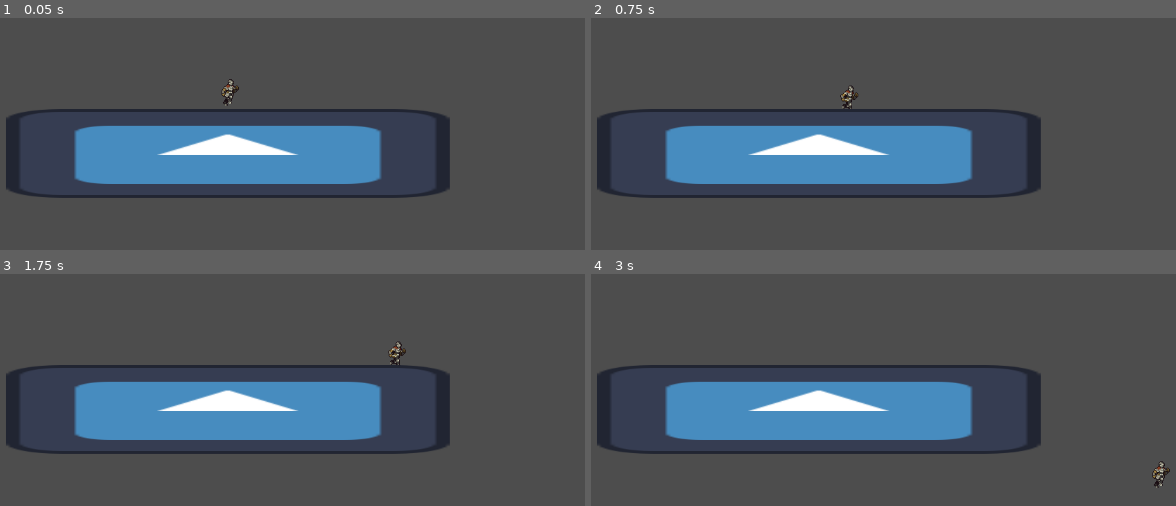
Above: before the commit, frames 1-4 (two rows, left to right).
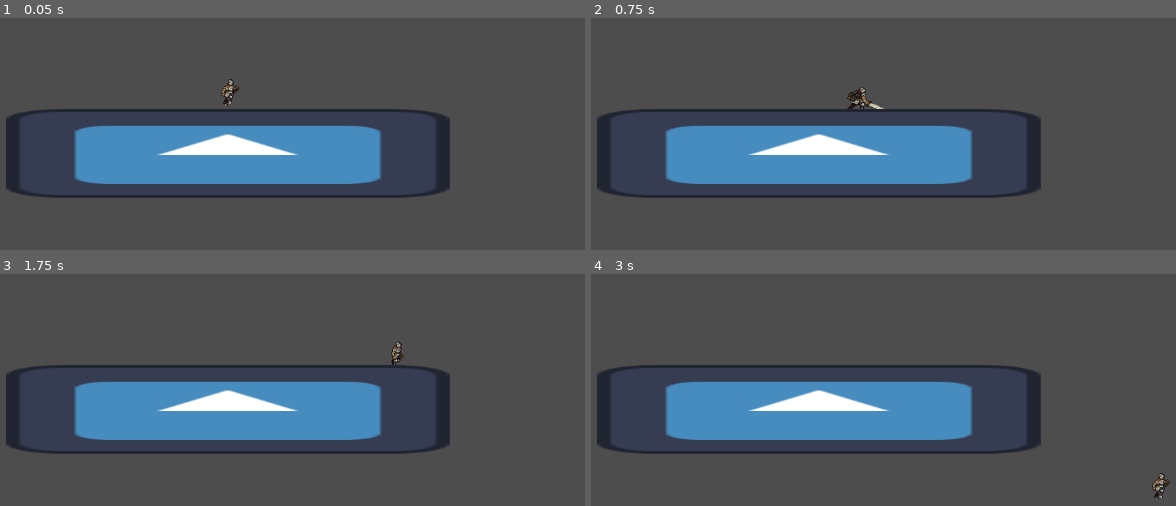
Above: after the commit, the same moments.

Repository: marie-bisbo/PlebJam
Game: Godot game, scene res://main.tscn
The game is run twice, just before and just after one commit, with the same random seed, the same clock (stepped at 60 frames per second) and the same inputs. The project has no main scene, so this scene is started directly. The engine's default icon, where the game draws it, is replaced by a stand-in: a white triangle on a blue panel in a dark square.
Inputs (mouse positions are in pixels of both pictures, inside the frame that each line leads up to):
- Up to frame 1 (0.05 s): no input
- Up to frame 2 (0.75 s): tap Enter at 0.5 s; move the mouse to (outside the picture) at 0.52 s; hold D (move_right) from 0.53 s (still down); click (outside the picture) at 0.6 s
- Up to frame 3 (1.75 s): keep holding D (move_right); tap Space (jump) at 0.77, 0.8, 1.07, 1.35, 1.52 s; move the mouse to (122, 308) at 1.27 s; click (122, 308) at 1.55 s
- Up to frame 4 (3 s): tap Space (jump) at 1.82, 2, 2.3 s; move the mouse to (outside the picture) at 2.02 s; release D (move_right) at 2.03 s; hold A (move_left) 2.03-2.78 s; click (outside the picture) at 2.1 s; move the mouse to (830, 378) at 2.77 s; hold D (move_right) from 2.78 s (still down); click (830, 378) at 2.85 s

Frame 1 is identical in both runs. In frame 2, 0.3% of the frame differs, in the area x 42-51%, y 28-40%; in frame 3, 0.1%; in frame 4, 0.3%.

Commit message:
Add animation player and tree

Diff:
--- a/character.gd
+++ b/character.gd
@@ -3,6 +3,7 @@
 const SPEED = 200.0
 const JUMP_VELOCITY = -400.0
 @onready var animated_sprite = $AnimatedSprite2D
+@onready var anim_tree = $AnimationTree
 
 enum state {IDLE, RUNNING, JUMPING, ATTACKING, ROLLING}
 
@@ -13,28 +14,22 @@
 
 	match current_state:
 		state.IDLE:
-			velocity.x = move_toward(velocity.x, 0, SPEED)
-			animated_sprite.play("idle")
+			idle()
 		state.RUNNING:
-			var direction = Input.get_axis("move_left", "move_right")
-			if direction:
-				velocity.x = direction * SPEED
-				animated_sprite.play("run")
-				animated_sprite.flip_h = direction < 0
+			run()
 		state.JUMPING:
-			velocity += get_gravity() * delta
-			animated_sprite.play("jump")
+			jump(delta)
 		state.ATTACKING:
-			animated_sprite.play("attack")
+			attack()
 		state.ROLLING:
-			pass
+			roll()
 
 	move_and_slide()
 
 func set_current_state():
-	if Input.is_action_just_pressed("attack"):
+	if Input.is_action_just_pressed("attack") and current_state != state.JUMPING:
 		current_state = state.ATTACKING
-	else:
+	elif current_state != state.ATTACKING:
 		if Input.is_action_just_pressed("jump") and is_on_floor():
 			velocity.y = JUMP_VELOCITY
 		if not is_on_floor():
@@ -44,16 +39,26 @@
 			current_state = state.RUNNING if direction else state.IDLE
 
 func idle():
-	pass
+	velocity.x = move_toward(velocity.x, 0, SPEED)
+	anim_tree.get("parameters/playback").travel("Idle")
 
 func run():
-	pass
+	var direction = Input.get_axis("move_left", "move_right")
+	if direction:
+		velocity.x = direction * SPEED
+		anim_tree.get("parameters/playback").travel("Run")
+		animated_sprite.flip_h = direction < 0
 
-func jump():
-	pass
+func jump(delta):
+	velocity += get_gravity() * delta
+	anim_tree.get("parameters/playback").travel("Jump")
 
 func attack():
-	pass
+	anim_tree.get("parameters/playback").travel("Attack")
 
 func roll():
 	pass
+
+func _on_animation_tree_animation_finished(anim_name):
+	if anim_name == "attack":
+		current_state = state.IDLE
--- a/player_character.tscn
+++ b/player_character.tscn
@@ -360,6 +360,248 @@
 radius = 10.8333
 height = 31.6667
 
+[sub_resource type="Animation" id="Animation_b0fgw"]
+length = 0.001
+tracks/0/type = "value"
+tracks/0/imported = false
+tracks/0/enabled = true
+tracks/0/path = NodePath("AnimatedSprite2D:frame")
+tracks/0/interp = 1
+tracks/0/loop_wrap = true
+tracks/0/keys = {
+"times": PackedFloat32Array(0),
+"transitions": PackedFloat32Array(1),
+"update": 1,
+"values": [1]
+}
+tracks/1/type = "value"
+tracks/1/imported = false
+tracks/1/enabled = true
+tracks/1/path = NodePath("AnimatedSprite2D:animation")
+tracks/1/interp = 1
+tracks/1/loop_wrap = true
+tracks/1/keys = {
+"times": PackedFloat32Array(0),
+"transitions": PackedFloat32Array(1),
+"update": 1,
+"values": [&"jump"]
+}
+
+[sub_resource type="Animation" id="Animation_3e6rh"]
+resource_name = "attack"
+length = 0.133
+tracks/0/type = "value"
+tracks/0/imported = false
+tracks/0/enabled = true
+tracks/0/path = NodePath("AnimatedSprite2D:animation")
+tracks/0/interp = 1
+tracks/0/loop_wrap = true
+tracks/0/keys = {
+"times": PackedFloat32Array(0),
+"transitions": PackedFloat32Array(1),
+"update": 1,
+"values": [&"attack"]
+}
+tracks/1/type = "value"
+tracks/1/imported = false
+tracks/1/enabled = true
+tracks/1/path = NodePath("AnimatedSprite2D:frame")
+tracks/1/interp = 1
+tracks/1/loop_wrap = true
+tracks/1/keys = {
+"times": PackedFloat32Array(0, 0.0333333, 0.0666667, 0.1),
+"transitions": PackedFloat32Array(1, 1, 1, 1),
+"update": 1,
+"values": [0, 1, 2, 3]
+}
+
+[sub_resource type="Animation" id="Animation_ucv2k"]
+resource_name = "idle"
+length = 0.3335
+loop_mode = 1
+tracks/0/type = "value"
+tracks/0/imported = false
+tracks/0/enabled = true
+tracks/0/path = NodePath("AnimatedSprite2D:animation")
+tracks/0/interp = 1
+tracks/0/loop_wrap = true
+tracks/0/keys = {
+"times": PackedFloat32Array(0),
+"transitions": PackedFloat32Array(1),
+"update": 1,
+"values": [&"idle"]
+}
+tracks/1/type = "value"
+tracks/1/imported = false
+tracks/1/enabled = true
+tracks/1/path = NodePath("AnimatedSprite2D:frame")
+tracks/1/interp = 1
+tracks/1/loop_wrap = true
+tracks/1/keys = {
+"times": PackedFloat32Array(0, 0.0333333, 0.0666667, 0.1, 0.133333, 0.166667, 0.2, 0.233333, 0.266667, 0.3),
+"transitions": PackedFloat32Array(1, 1, 1, 1, 1, 1, 1, 1, 1, 1),
+"update": 1,
+"values": [0, 1, 2, 3, 4, 5, 6, 7, 8, 9]
+}
+
+[sub_resource type="Animation" id="Animation_l6upb"]
+resource_name = "jump"
+length = 1.8
+loop_mode = 1
+tracks/0/type = "value"
+tracks/0/imported = false
+tracks/0/enabled = true
+tracks/0/path = NodePath("AnimatedSprite2D:animation")
+tracks/0/interp = 1
+tracks/0/loop_wrap = true
+tracks/0/keys = {
+"times": PackedFloat32Array(0),
+"transitions": PackedFloat32Array(1),
+"update": 1,
+"values": [&"jump"]
+}
+tracks/1/type = "value"
+tracks/1/imported = false
+tracks/1/enabled = true
+tracks/1/path = NodePath("AnimatedSprite2D:frame")
+tracks/1/interp = 1
+tracks/1/loop_wrap = true
+tracks/1/keys = {
+"times": PackedFloat32Array(0, 0.6, 1.2),
+"transitions": PackedFloat32Array(1, 1, 1),
+"update": 1,
+"values": [0, 1, 2]
+}
+
+[sub_resource type="Animation" id="Animation_ogkcy"]
+resource_name = "running"
+length = 0.333
+loop_mode = 1
+tracks/0/type = "value"
+tracks/0/imported = false
+tracks/0/enabled = true
+tracks/0/path = NodePath("AnimatedSprite2D:animation")
+tracks/0/interp = 1
+tracks/0/loop_wrap = true
+tracks/0/keys = {
+"times": PackedFloat32Array(0),
+"transitions": PackedFloat32Array(1),
+"update": 1,
+"values": [&"run"]
+}
+tracks/1/type = "value"
+tracks/1/imported = false
+tracks/1/enabled = true
+tracks/1/path = NodePath("AnimatedSprite2D:frame")
+tracks/1/interp = 1
+tracks/1/loop_wrap = true
+tracks/1/keys = {
+"times": PackedFloat32Array(0, 0.0333333, 0.0666667, 0.1, 0.133333, 0.166667, 0.2, 0.233333, 0.266667, 0.3),
+"transitions": PackedFloat32Array(1, 1, 1, 1, 1, 1, 1, 1, 1, 1),
+"update": 1,
+"values": [0, 1, 2, 3, 4, 5, 6, 7, 8, 9]
+}
+
+[sub_resource type="AnimationLibrary" id="AnimationLibrary_fifvc"]
+_data = {
+"RESET": SubResource("Animation_b0fgw"),
+"attack": SubResource("Animation_3e6rh"),
+"idle": SubResource("Animation_ucv2k"),
+"jump": SubResource("Animation_l6upb"),
+"running": SubResource("Animation_ogkcy")
+}
+
+[sub_resource type="AnimationNodeAnimation" id="AnimationNodeAnimation_csemo"]
+animation = &"attack"
+
+[sub_resource type="AnimationNodeBlendTree" id="AnimationNodeBlendTree_242r6"]
+graph_offset = Vector2(-300, 8)
+nodes/Animation/node = SubResource("AnimationNodeAnimation_csemo")
+nodes/Animation/position = Vector2(0, 140)
+node_connections = [&"output", 0, &"Animation"]
+
+[sub_resource type="AnimationNodeAnimation" id="AnimationNodeAnimation_4ievf"]
+animation = &"idle"
+
+[sub_resource type="AnimationNodeTimeScale" id="AnimationNodeTimeScale_sest1"]
+
+[sub_resource type="AnimationNodeBlendTree" id="AnimationNodeBlendTree_liw3r"]
+graph_offset = Vector2(-403, 10)
+nodes/Animation/node = SubResource("AnimationNodeAnimation_4ievf")
+nodes/Animation/position = Vector2(-180, 160)
+nodes/TimeScale/node = SubResource("AnimationNodeTimeScale_sest1")
+nodes/TimeScale/position = Vector2(60, 140)
+node_connections = [&"TimeScale", 0, &"Animation", &"output", 0, &"TimeScale"]
+
+[sub_resource type="AnimationNodeAnimation" id="AnimationNodeAnimation_clslw"]
+animation = &"jump"
+
+[sub_resource type="AnimationNodeBlendTree" id="AnimationNodeBlendTree_0cght"]
+graph_offset = Vector2(-444.3, 21.2)
+nodes/Animation/node = SubResource("AnimationNodeAnimation_clslw")
+nodes/Animation/position = Vector2(19.7273, 166.545)
+node_connections = [&"output", 0, &"Animation"]
+
+[sub_resource type="AnimationNodeAnimation" id="AnimationNodeAnimation_n12ge"]
+animation = &"running"
+
+[sub_resource type="AnimationNodeTimeScale" id="AnimationNodeTimeScale_n4btw"]
+
+[sub_resource type="AnimationNodeBlendTree" id="AnimationNodeBlendTree_nhkmv"]
+graph_offset = Vector2(-390, 29)
+nodes/Animation/node = SubResource("AnimationNodeAnimation_n12ge")
+nodes/Animation/position = Vector2(-60, 160)
+nodes/TimeScale/node = SubResource("AnimationNodeTimeScale_n4btw")
+nodes/TimeScale/position = Vector2(120, 140)
+node_connections = [&"TimeScale", 0, &"Animation", &"output", 0, &"TimeScale"]
+
+[sub_resource type="AnimationNodeStateMachineTransition" id="AnimationNodeStateMachineTransition_0safp"]
+advance_mode = 2
+
+[sub_resource type="AnimationNodeStateMachineTransition" id="AnimationNodeStateMachineTransition_gjlvc"]
+advance_mode = 0
+
+[sub_resource type="AnimationNodeStateMachineTransition" id="AnimationNodeStateMachineTransition_uxa1k"]
+advance_mode = 0
+
+[sub_resource type="AnimationNodeStateMachineTransition" id="AnimationNodeStateMachineTransition_perml"]
+advance_mode = 0
+
+[sub_resource type="AnimationNodeStateMachineTransition" id="AnimationNodeStateMachineTransition_x2a06"]
+switch_mode = 2
+advance_mode = 2
+
+[sub_resource type="AnimationNodeStateMachineTransition" id="AnimationNodeStateMachineTransition_p8yib"]
+switch_mode = 2
+advance_mode = 2
+
+[sub_resource type="AnimationNodeStateMachineTransition" id="AnimationNodeStateMachineTransition_ds7vf"]
+advance_mode = 0
+
+[sub_resource type="AnimationNodeStateMachineTransition" id="AnimationNodeStateMachineTransition_15fjc"]
+advance_mode = 0
+
+[sub_resource type="AnimationNodeStateMachineTransition" id="AnimationNodeStateMachineTransition_wunrq"]
+advance_mode = 0
+
+[sub_resource type="AnimationNodeStateMachineTransition" id="AnimationNodeStateMachineTransition_lh7wh"]
+advance_mode = 0
+
+[sub_resource type="AnimationNodeStateMachineTransition" id="AnimationNodeStateMachineTransition_onts1"]
+advance_mode = 0
+
+[sub_resource type="AnimationNodeStateMachine" id="AnimationNodeStateMachine_amc3y"]
+states/Attack/node = SubResource("AnimationNodeBlendTree_242r6")
+states/Attack/position = Vector2(732, 100)
+states/Idle/node = SubResource("AnimationNodeBlendTree_liw3r")
+states/Idle/position = Vector2(383, 100)
+states/Jump/node = SubResource("AnimationNodeBlendTree_0cght")
+states/Jump/position = Vector2(732, 219)
+states/Run/node = SubResource("AnimationNodeBlendTree_nhkmv")
+states/Run/position = Vector2(383, 219)
+transitions = ["Start", "Idle", SubResource("AnimationNodeStateMachineTransition_0safp"), "Idle", "Run", SubResource("AnimationNodeStateMachineTransition_gjlvc"), "Run", "Idle", SubResource("AnimationNodeStateMachineTransition_uxa1k"), "Idle", "Attack", SubResource("AnimationNodeStateMachineTransition_perml"), "Attack", "Idle", SubResource("AnimationNodeStateMachineTransition_x2a06"), "Attack", "Run", SubResource("AnimationNodeStateMachineTransition_p8yib"), "Run", "Attack", SubResource("AnimationNodeStateMachineTransition_ds7vf"), "Idle", "Jump", SubResource("AnimationNodeStateMachineTransition_15fjc"), "Jump", "Idle", SubResource("AnimationNodeStateMachineTransition_wunrq"), "Run", "Jump", SubResource("AnimationNodeStateMachineTransition_lh7wh"), "Jump", "Run", SubResource("AnimationNodeStateMachineTransition_onts1")]
+graph_offset = Vector2(-257, -35)
+
 [node name="CharacterBody2D" type="CharacterBody2D"]
 script = ExtResource("1_nrygu")
 
@@ -367,9 +609,22 @@
 texture_filter = 1
 position = Vector2(5, -40)
 sprite_frames = SubResource("SpriteFrames_kh311")
-animation = &"attack"
+animation = &"jump"
 
 [node name="CollisionShape2D" type="CollisionShape2D" parent="."]
 position = Vector2(0, -19)
 scale = Vector2(1.2, 1.2)
 shape = SubResource("CapsuleShape2D_rpivi")
+
+[node name="AnimationPlayer" type="AnimationPlayer" parent="."]
+libraries = {
+"": SubResource("AnimationLibrary_fifvc")
+}
+
+[node name="AnimationTree" type="AnimationTree" parent="."]
+tree_root = SubResource("AnimationNodeStateMachine_amc3y")
+anim_player = NodePath("../AnimationPlayer")
+parameters/Idle/TimeScale/scale = 0.4
+parameters/Run/TimeScale/scale = 0.7
+
+[connection signal="animation_finished" from="AnimationTree" to="." method="_on_animation_tree_animation_finished"]
Not shown: 1 places in player_character.tscn that only renumber resources
